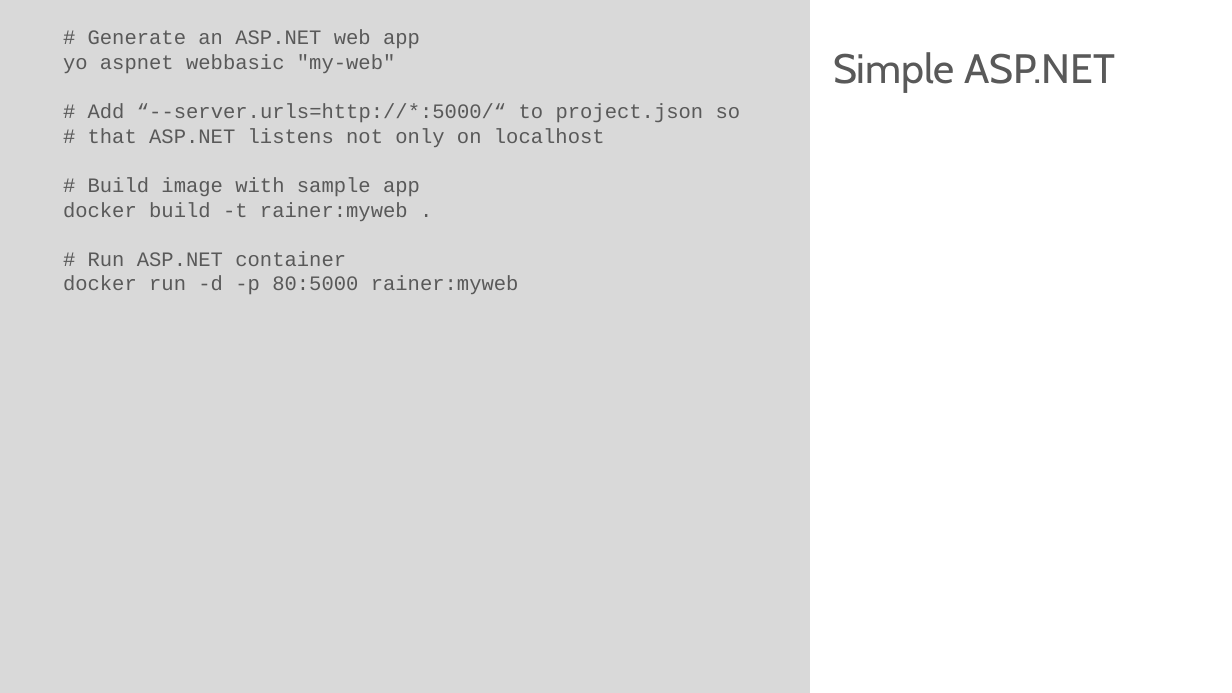
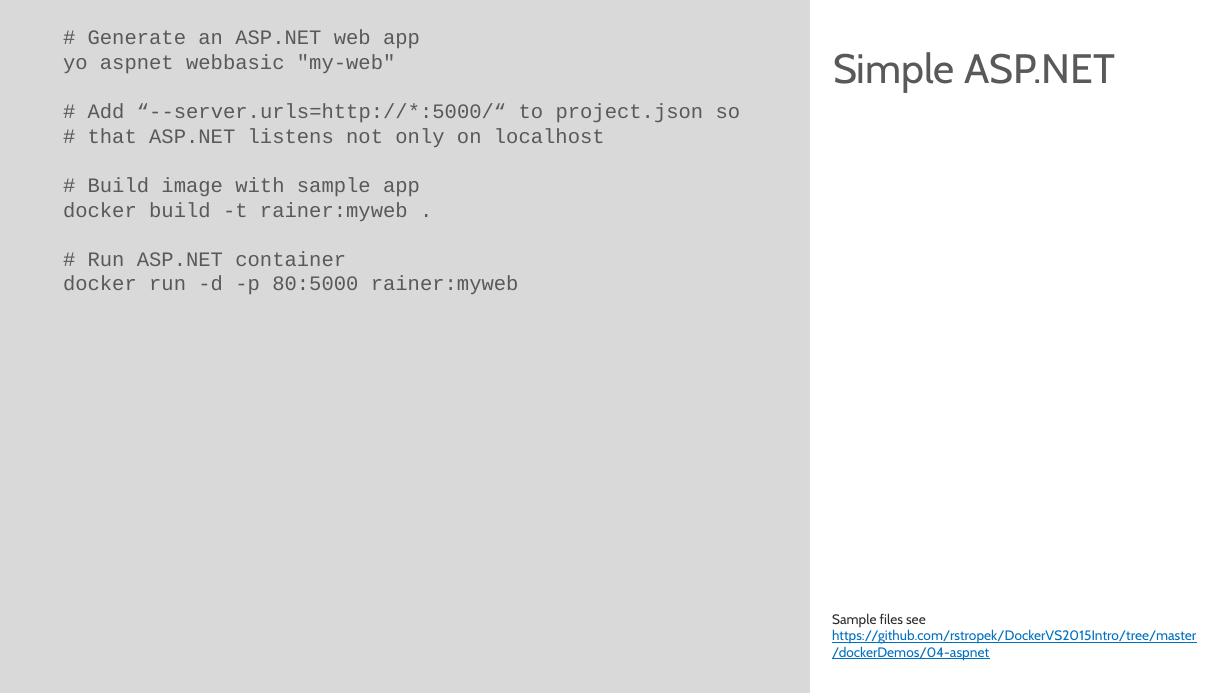
Before and after one commit to rstropek/DockerVS2015Intro, a slide deck: slide 40 of slides/Docker-Workshop.pptx. Drawn at 1232x693 pixels with LibreOffice and Linux fonts; fonts in the diff are those of the drawing. Boxes give left, top, right and bottom in pixels: in the first picture for what was removed or moved away, otherwise in the second. Text is boxed around its words. In the diff, an @@ line names an element or a change of style, - is before the commit and + after.

```diff
--- a/slides/Docker-Workshop.pptx
+++ b/slides/Docker-Workshop.pptx
@@ text added at <box>832,613,1196,661</box>, 8 pt, text #0070C0, underline @@
+Sample files see https://github.com/rstropek/DockerVS2015Intro/tree/master/dockerDemos/04-aspnet
```
Also in this commit, not shown: 6 other slides changed.
